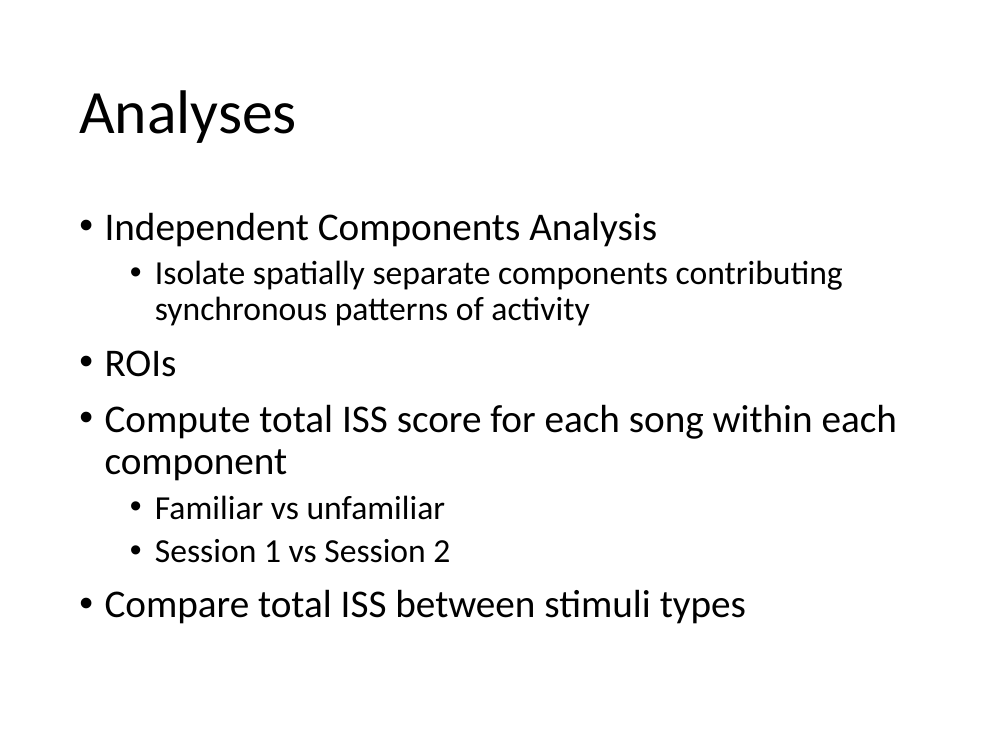
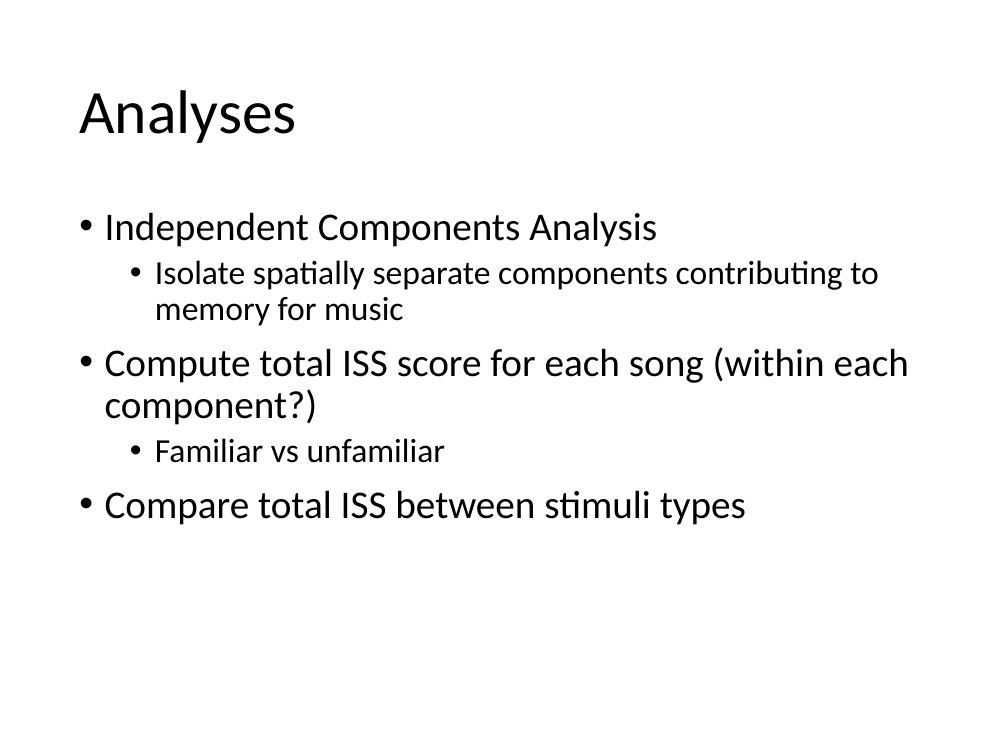
Before and after one commit to asternin/PhDProject, a slide deck: slide 17 of Meetings/2017.05.10-Grahn+KohlerPresentation.pptx. Drawn at 1008x756 pixels with LibreOffice and Linux fonts; fonts in the diff are those of the drawing. Boxes give left, top, right and bottom in pixels: in the first picture for what was removed or moved away, otherwise in the second. Text is boxed around its words. In the diff, an @@ line names an element or a change of style, - is before the commit and + after.

```diff
--- a/Meetings/2017.05.10-Grahn+KohlerPresentation.pptx
+++ b/Meetings/2017.05.10-Grahn+KohlerPresentation.pptx
@@ text at (105,260,909,425): text changed @@
-  • Isolate spatially separate components contributing synchronous patterns of activity
-• ROIs
-• Compute total ISS score for each song within each component
+  • Isolate spatially separate components contributing to memory for music
+• Compute total ISS score for each song (within each component?)
@@ text at (155,539,450,563): paragraph removed @@
-  • Session 1 vs Session 2
```
Also in this commit, not shown: 8 other slides changed, 15 other files.
